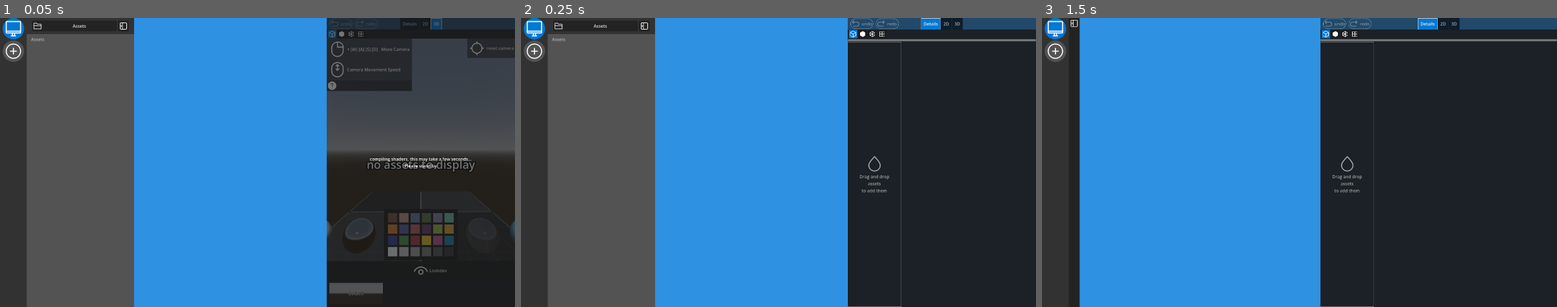
Above: before the commit, frames 1-3 (left to right).
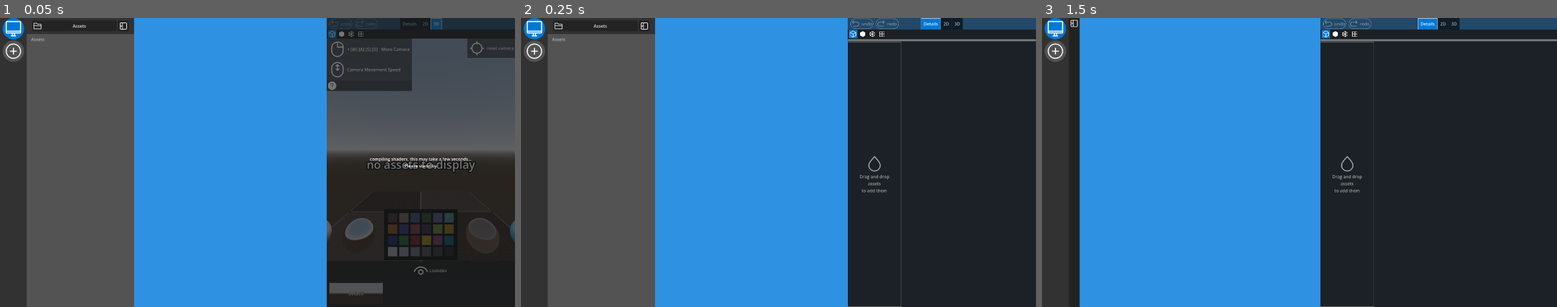
Above: after the commit, the same moments.

Repository: hunsri/3DAM
Game: Godot game, scene res://scenes/MainScene.tscn
Two runs of this game, one before a commit and one after it. Both use one fixed random seed, a clock stepped at 60 frames per second and the inputs below.
Inputs (mouse positions are in pixels of both pictures, inside the frame that each line leads up to):
- Up to frame 1 (0.05 s): no input
- Up to frame 2 (0.25 s): no input
- Up to frame 3 (1.5 s): click "Assets" at 0.5 s; click (1165, 26) at 1.25 s

The runs differ from the first frame. In frame 1, 1.0% of the frame differs, in the area x 63-100%, y 67-83%; in frame 2, nothing differs; in frame 3, nothing differs.

Commit message:
adjusts comparison lighting environment

Diff:
--- a/materials/blue_ceramic_mat.tres
+++ b/materials/blue_ceramic_mat.tres
@@ -1,6 +1,8 @@
 [gd_resource type="StandardMaterial3D" format=3 uid="uid://qutmkrji5vu2"]
 
 [resource]
+render_priority = 100
+transparency = 1
 no_depth_test = true
 albedo_color = Color(0.3764706, 0.7764706, 0.9019608, 1)
 metallic_specular = 1.0
--- a/materials/chrome_mat.tres
+++ b/materials/chrome_mat.tres
@@ -1,6 +1,8 @@
 [gd_resource type="StandardMaterial3D" format=3 uid="uid://oesbql2t3n6j"]
 
 [resource]
+render_priority = 100
+transparency = 1
 no_depth_test = true
 albedo_color = Color(0.78352344, 0.78352344, 0.78352326, 1)
 metallic = 1.0
--- a/materials/glass_mat_1.tres
+++ b/materials/glass_mat_1.tres
@@ -1,6 +1,7 @@
 [gd_resource type="StandardMaterial3D" format=3 uid="uid://cetgiekxo23bx"]
 
 [resource]
+render_priority = 100
 transparency = 1
 cull_mode = 1
 no_depth_test = true
--- a/materials/white_ceramic_mat.tres
+++ b/materials/white_ceramic_mat.tres
@@ -1,6 +1,8 @@
 [gd_resource type="StandardMaterial3D" format=3 uid="uid://bdc1u5arenan7"]
 
 [resource]
+render_priority = 100
+transparency = 1
 no_depth_test = true
 metallic_specular = 1.0
 roughness = 0.0
--- a/scenes/sidebar/compare_sidebar/2d_view/Compare2DEnvironment.tscn
+++ b/scenes/sidebar/compare_sidebar/2d_view/Compare2DEnvironment.tscn
@@ -22,6 +22,7 @@
 // Many Thanks!
 
 shader_type spatial;
+render_mode unshaded;
 
 uniform float subdivisions : hint_range(1, 1024, 1.0) = 32;
 uniform float grid_width : hint_range(0.0, 1.0, 0.01) = 0.02;
--- a/scenes/sidebar/compare_sidebar/3d_view/Compare3DEnvironment.tscn
+++ b/scenes/sidebar/compare_sidebar/3d_view/Compare3DEnvironment.tscn
@@ -22,7 +22,9 @@
 background_mode = 2
 sky = SubResource("Sky_3nsvv")
 ambient_light_source = 3
+ambient_light_color = Color(1, 1, 1, 1)
 reflected_light_source = 2
+tonemap_mode = 2
 
 [sub_resource type="Shader" id="Shader_yyyds"]
 code = "// shader obtained from:
@@ -30,6 +32,7 @@
 // Many Thanks!
 
 shader_type spatial;
+render_mode unshaded;
 
 uniform float subdivisions : hint_range(1, 1024, 1.0) = 32;
 uniform float grid_width : hint_range(0.0, 1.0, 0.01) = 0.02;
@@ -147,6 +150,7 @@
 	if (pointGrid != 0.0) grid = mix(grid, point_color, pointGrid);
 
 	ALBEDO = grid;
+	ALPHA = 0.5;
 }
 "
 
@@ -219,6 +223,7 @@
 
 [node name="DirectionalLight3D" type="DirectionalLight3D" parent="VBoxContainer/SubViewportContainer/SubViewport/Environment" unique_id=988914656]
 transform = Transform3D(1, 0, 0, 0, 0.76217455, 0.6473716, 0, -0.6473716, 0.76217455, 0, 0, 5.1334767)
+visible = false
 
 [node name="AssetsRoot" type="Node3D" parent="VBoxContainer/SubViewportContainer/SubViewport/Environment" unique_id=1510390718]
 
--- a/scenes/sidebar/compare_sidebar/lookdev/Lookdev.tscn
+++ b/scenes/sidebar/compare_sidebar/lookdev/Lookdev.tscn
@@ -8,6 +8,8 @@
 [ext_resource type="Material" uid="uid://qutmkrji5vu2" path="res://materials/blue_ceramic_mat.tres" id="6_0ff3d"]
 
 [sub_resource type="StandardMaterial3D" id="StandardMaterial3D_f6yrm"]
+render_priority = 100
+transparency = 1
 no_depth_test = true
 albedo_texture = ExtResource("1_uxnnx")
 
--- a/shader_materials/grid_shader_dashed.gdshader
+++ b/shader_materials/grid_shader_dashed.gdshader
@@ -3,6 +3,7 @@
 // Many Thanks!
 
 shader_type spatial;
+render_mode unshaded;
 
 uniform float subdivisions : hint_range(1, 1024, 1.0) = 32;
 uniform float grid_width : hint_range(0.0, 1.0, 0.01) = 0.02;
